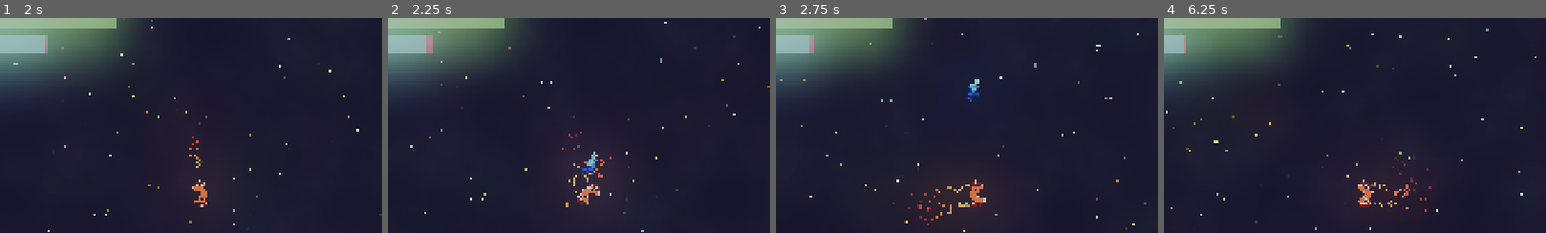
Above: before the commit, frames 1-4 (left to right).
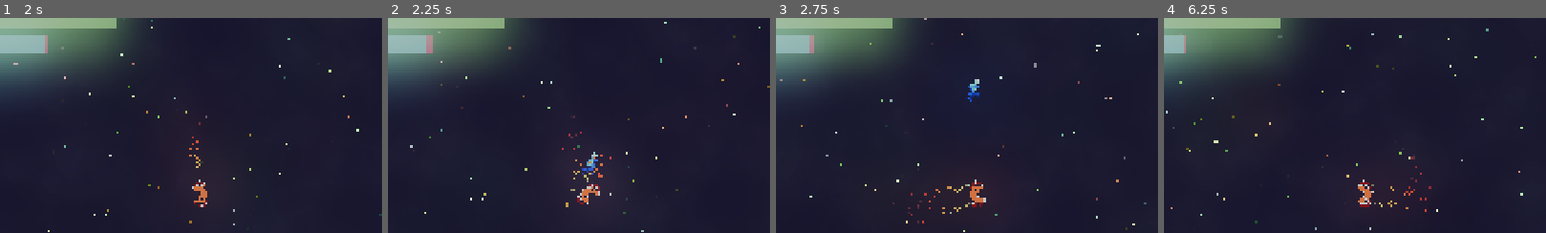
Above: after the commit, the same moments.

Repository: Lunix-420/OrbitOfPain
Game: Godot game, scene res://scenes/world/World.tscn
The game is run twice, just before and just after one commit, with the same random seed, the same clock (stepped at 60 frames per second) and the same inputs. Sound files missing from this copy of the repository are replaced by a short silence.
Inputs (mouse positions are % of the whole screen's width and height, from its top left):
- Up to frame 1 (2 s): click "START" at 0.5 s; tap Enter (action_start_next_wave) at 1.25 s; move the mouse to (72, 45) at 1.27 s; hold D (move_right) from 1.28 s (still down); hold Ctrl (action_shield) from 1.28 s (still down)
- Up to frame 2 (2.25 s): move the mouse to (30, 55) at 2.02 s; release D (move_right) at 2.03 s; release Ctrl (action_shield) at 2.03 s; hold S (move_backwards) from 2.03 s (still down); tap Space (action_shoot) at 2.1 s
- Up to frame 3 (2.75 s): keep holding S (move_backwards)
- Up to frame 4 (6.25 s): move the mouse to (60, 28) at 2.77 s; release S (move_backwards) at 2.78 s; hold D (move_right) 2.78-3.53 s; tap Enter (action_start_next_wave) at 2.85 s; move the mouse to (45, 70) at 3.52 s; hold W (move_forward) 3.53-4.28 s; tap Shift (action_teleport) at 3.6 s; move the mouse to (80, 65) at 4.27 s; hold E (move_turn_ccw) 4.28-5.03 s; hold A (move_left) 4.28-5.78 s; move the mouse to (20, 35) at 5.02 s; tap Q (move_turn_cw) at 5.1 s; move the mouse to (55, 50) at 5.77 s; hold S (move_backwards) from 5.78 s (still down); hold Ctrl (action_shield) from 5.78 s (still down)
The pictures show only the part of the screen within x 24-74%, y 9-59%; the shares and areas given below are measured in that part.

Frame 1 is identical in both runs. In frame 2, 0.1% of the frame differs, in the area x 47-57%, y 63-82%; in frame 3, 0.2%, in the area x 33-52%, y 85-97%; in frame 4, 0.2%.

Commit message:
feat: Stuff for focustest

Diff:
--- a/scenes/ships/Player.tscn
+++ b/scenes/ships/Player.tscn
@@ -138,7 +138,7 @@
 position = Vector2(180, 120)
 scale = Vector2(4, 4)
 emitting = false
-amount = 100
+amount = 50
 lifetime = 0.35
 randomness = 1.0
 fixed_fps = 120
--- a/scripts/player.gd
+++ b/scripts/player.gd
@@ -1,4 +1,9 @@
 extends CharacterBody2D
+
+#==================================================================================================#
+# Cheats
+
+var CANT_DIE: bool = false
 
 #==================================================================================================#
 # Enums
@@ -317,10 +322,11 @@
 		death()
 
 func death() -> void:
-	explode()
-	GlobalState.game_started = false
-	sprite.visible = false
-	GlobalState.reload_scene_after_delay(2.0)
+	if not CANT_DIE:
+		explode()
+		GlobalState.game_started = false
+		sprite.visible = false
+		GlobalState.reload_scene_after_delay(2.0)
 
 func explode() -> void:
 	if not GlobalState.game_started:
